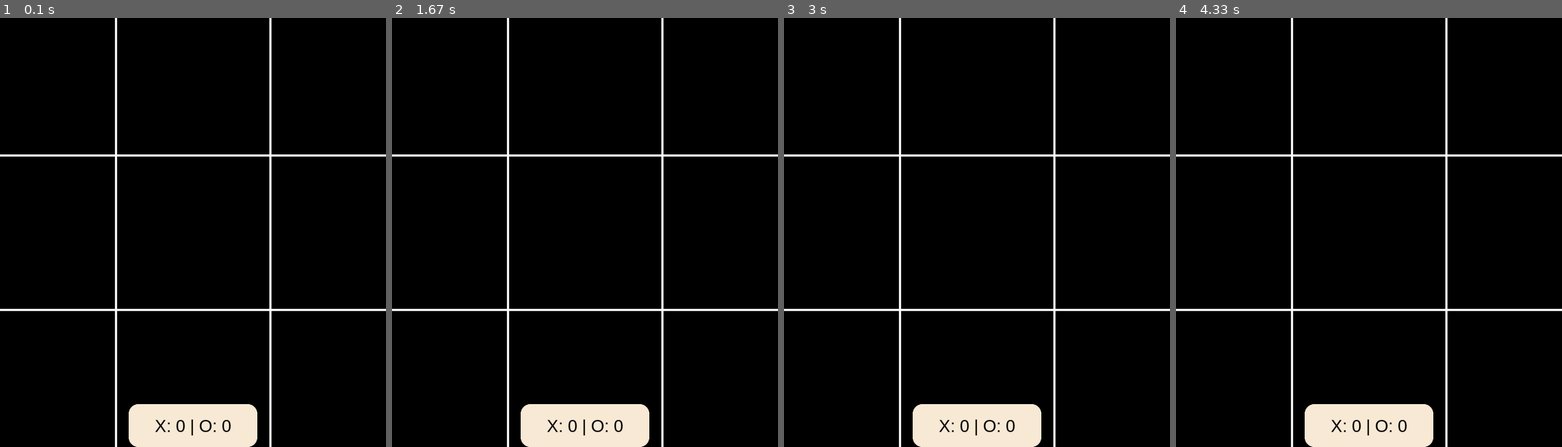
Above: before the commit, frames 1-4 (left to right).
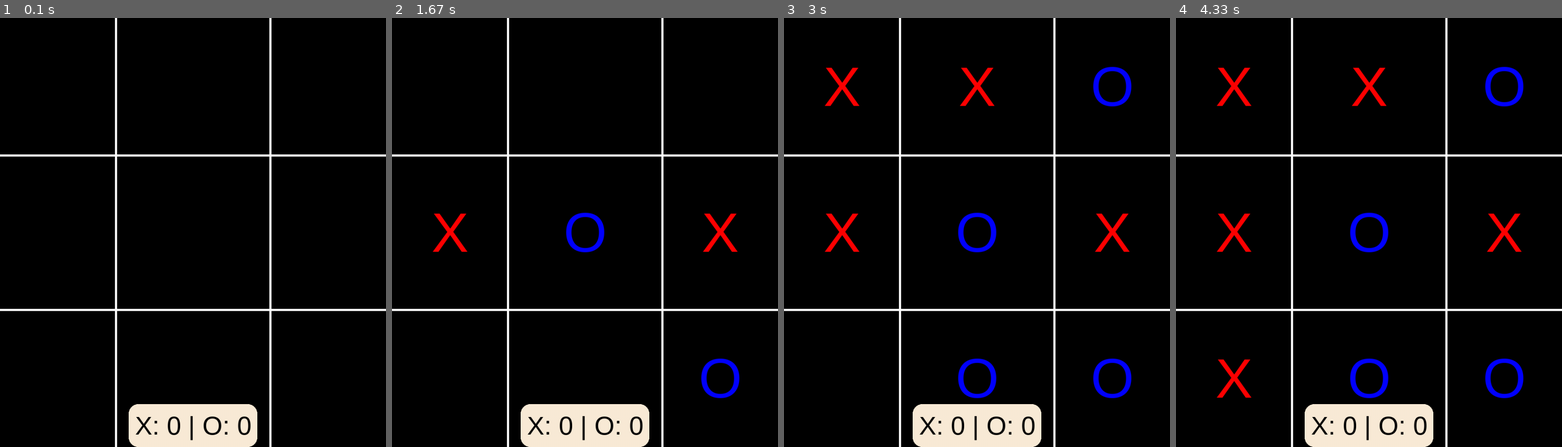
Above: after the commit, the same moments.

Repository: VadaPavMan/Python_Programs
Game: pygame game, started from tictactoe_pygame.py
Same seed, same stepped clock (60 frames per second), same inputs: the game is played once before the commit and once after it.
Inputs (mouse positions are in pixels of both pictures, inside the frame that each line leads up to):
- Up to frame 1 (0.1 s): no input
- Up to frame 2 (1.67 s): click (708, 219) at 0.38 s; click (585, 262) at 0.72 s; click (465, 168) at 1.05 s; click (727, 382) at 1.38 s
- Up to frame 3 (3 s): click (984, 86) at 1.72 s; click (957, 344) at 2.05 s; click (841, 86) at 2.38 s; click (1112, 86) at 2.72 s
- Up to frame 4 (4.33 s): click (1233, 378) at 3.05 s; click (1488, 223) at 3.38 s; click (1249, 176) at 3.72 s; click (1257, 150) at 4.05 s

The runs differ from the first frame. In frame 1, 0.5% of the frame differs, in the area x 35-65%, y 92-99%; in frame 2, 1.7%; in frame 3, 3.0%; in frame 4, 3.3%, in the area x 10-90%, y 11-99%.

Commit message:
Refactor Tic Tac Toe game logic and rendering
Refactor the game logic to use a current player variable and update the array with player symbols. Improve the rendering of player symbols and handle position checks more clearly.

Diff:
--- a/tictactoe_pygame.py
+++ b/tictactoe_pygame.py
@@ -4,10 +4,8 @@
 
 pygame.init()
 WIDTH, HEIGHT = 900, 1000
-
-arr = [[0, 0, 0]
-      ,[0, 0, 0],
-       [0, 0, 0]]
+current_player = "X"
+arr = [[0, 0, 0], [0, 0, 0], [0, 0, 0]]
 
 # Define Position:
 # TOP_LEFT = x(0, 270) y(0, 320)
@@ -28,11 +26,18 @@
 running = True
 while running:
 
+    # Draw Screen With Color
+    screen.fill(pygame.Color("black"))
+
     # Score System
     x = 0
     o = 0
     score = f"X: {x} | O: {o}"
-    font = pygame.font.SysFont("Arial", 40)
+    X_text = "X"
+    O_text = "O"
+    X_font = pygame.font.SysFont("sansserif", 130)
+    O_font = pygame.font.SysFont("sansserif", 130)
+    font = pygame.font.SysFont("sansserif", 60)
     text_surface = font.render(score, True, pygame.Color("black"))
     text_rect = text_surface.get_rect()
     text_rect.center = (450, (HEIGHT - 50))
@@ -54,76 +59,97 @@
             print(f"Clicked at: {mouse_pos}")
 
             # Top
-            if (mouse_pos[0] > 0 and mouse_pos[0] <= 270) and (mouse_pos[1] > 0 and mouse_pos[1] <= 320):
-                print(f'Clicked On Top Left')
-                if arr[0][0] == 1:
-                    print(f'Positon Already Taken')
-                    pass
-                else:
-                    arr[0][0] = 1
-            elif (mouse_pos[0] > 271 and mouse_pos[0] <= 630) and (mouse_pos[1] > 0 and mouse_pos[1] <= 320):
-                print(f'Clicked On Top Mid')
-                if arr[0][1] == 1:
-                    print(f'Positon Already Taken')
-                    pass
-                else:
-                    arr[0][1] = 1
-            elif (mouse_pos[0] > 631 and mouse_pos[0] <= 900) and (mouse_pos[1] > 0 and mouse_pos[1] <= 320):
-                print(f'Clicked On Top Right')
-                if arr[0][2] == 1:
-                    print(f'Positon Already Taken')
-                    pass
-                else:
-                    arr[0][2] = 1
+            if (mouse_pos[0] > 0 and mouse_pos[0] <= 270) and (
+                mouse_pos[1] > 0 and mouse_pos[1] <= 320
+            ):
+                print(f"Clicked On Top Left")
+                if arr[0][0] == 0:
+                    arr[0][0] = current_player
+                    current_player = "O" if current_player == "X" else "X"
+                else:
+                    print(f"Position Already Taken")
+
+            elif (mouse_pos[0] > 271 and mouse_pos[0] <= 630) and (
+                mouse_pos[1] > 0 and mouse_pos[1] <= 320
+            ):
+                print(f"Clicked On Top Mid")
+                if arr[0][1] == 0:
+                    arr[0][1] = current_player
+                    current_player = "O" if current_player == "X" else "X"
+                else:
+                    print(f"Position Already Taken")
+
+            elif (mouse_pos[0] > 631 and mouse_pos[0] <= 900) and (
+                mouse_pos[1] > 0 and mouse_pos[1] <= 320
+            ):
+                print(f"Clicked On Top Right")
+                if arr[0][2] == 0:
+                    arr[0][2] = current_player
+                    current_player = "O" if current_player == "X" else "X"
+                else:
+                    print(f"Position Already Taken")
 
             # Mid
-            if (mouse_pos[0] > 0 and mouse_pos[0] <= 270) and (mouse_pos[1] > 320 and mouse_pos[1] <= 680):
-                print(f'Clicked On Mid Left')
-                if arr[1][0] == 1:
-                    print(f'Positon Already Taken')
-                    pass
-                else:
-                    arr[1][0] = 1
-            elif (mouse_pos[0] > 271 and mouse_pos[0] <= 630) and (mouse_pos[1] > 320 and mouse_pos[1] <= 680):
-                print(f'Clicked On Mid Mid')
-                if arr[1][1] == 1:
-                    print(f'Positon Already Taken')
-                    pass
-                else:
-                    arr[1][1] = 1
-            elif (mouse_pos[0] > 631 and mouse_pos[0] <= 900) and (mouse_pos[1] > 320 and mouse_pos[1] <= 680):
-                print(f'Clicked On Mid Right')
-                if arr[1][2] == 1:
-                    print(f'Positon Already Taken')
-                    pass
-                else:
-                    arr[1][2] = 1
+            if (mouse_pos[0] > 0 and mouse_pos[0] <= 270) and (
+                mouse_pos[1] > 320 and mouse_pos[1] <= 680
+            ):
+                print(f"Clicked On Mid Left")
+                if arr[1][0] == 0:
+                    arr[1][0] = current_player
+                    current_player = "O" if current_player == "X" else "X"
+                else:
+                    print(f"Position Already Taken")
+
+            elif (mouse_pos[0] > 271 and mouse_pos[0] <= 630) and (
+                mouse_pos[1] > 320 and mouse_pos[1] <= 680
+            ):
+                print(f"Clicked On Mid Mid")
+                if arr[1][1] == 0:
+                    arr[1][1] = current_player
+                    current_player = "O" if current_player == "X" else "X"
+                else:
+                    print(f"Position Already Taken")
+
+            elif (mouse_pos[0] > 631 and mouse_pos[0] <= 900) and (
+                mouse_pos[1] > 320 and mouse_pos[1] <= 680
+            ):
+                print(f"Clicked On Mid Right")
+                if arr[1][2] == 0:
+                    arr[1][2] = current_player
+                    current_player = "O" if current_player == "X" else "X"
+                else:
+                    print(f"Position Already Taken")
 
             # Down
-            if (mouse_pos[0] > 0 and mouse_pos[0] <= 270) and (mouse_pos[1] > 680 and mouse_pos[1] <= 1000):
-                print(f'Clicked On Down Left')
-                if arr[2][0] == 1:
-                    print(f'Positon Already Taken')
-                    pass
-                else:
-                    arr[2][0] = 1
-            elif (mouse_pos[0] > 271 and mouse_pos[0] <= 630) and (mouse_pos[1] > 680 and mouse_pos[1] <= 1000):
-                print(f'Clicked On Down Mid')
-                if arr[2][1] == 1:
-                    print(f'Positon Already Taken')
-                    pass
-                else:
-                    arr[2][1] = 1
-            elif (mouse_pos[0] > 631 and mouse_pos[0] <= 900) and (mouse_pos[1] > 680 and mouse_pos[1] <= 1000):
-                print(f'Clicked On Down Right')
-                if arr[2][2] == 1:
-                    print(f'Positon Already Taken')
-                    pass
-                else:
-                    arr[2][2] = 1
-
-    # Draw Screen With Color
-    screen.fill(pygame.Color("black"))
+            if (mouse_pos[0] > 0 and mouse_pos[0] <= 270) and (
+                mouse_pos[1] > 680 and mouse_pos[1] <= 1000
+            ):
+                print(f"Clicked On Down Left")
+                if arr[2][0] == 0:
+                    arr[2][0] = current_player
+                    current_player = "O" if current_player == "X" else "X"
+                else:
+                    print(f"Position Already Taken")
+
+            elif (mouse_pos[0] > 271 and mouse_pos[0] <= 630) and (
+                mouse_pos[1] > 680 and mouse_pos[1] <= 1000
+            ):
+                print(f"Clicked On Down Mid")
+                if arr[2][1] == 0:
+                    arr[2][1] = current_player
+                    current_player = "O" if current_player == "X" else "X"
+                else:
+                    print(f"Position Already Taken")
+
+            elif (mouse_pos[0] > 631 and mouse_pos[0] <= 900) and (
+                mouse_pos[1] > 680 and mouse_pos[1] <= 1000
+            ):
+                print(f"Clicked On Down Right")
+                if arr[2][2] == 0:
+                    arr[2][2] = current_player
+                    current_player = "O" if current_player == "X" else "X"
+                else:
+                    print(f"Position Already Taken")
 
     # Draw Linings Horizontal Vertical
     add_space = -180
@@ -148,6 +174,25 @@
         )
         add_space = 180
 
+    cell_centers = [
+        [(135, 160), (450, 160), (765, 160)],
+        [(135, 500), (450, 500), (765, 500)],
+        [(135, 840), (450, 840), (765, 840)]
+    ]
+
+    for row in range(3):
+        for col in range(3):
+            if arr[row][col] == "X":
+                X_surface = X_font.render("X", True, pygame.Color("red"))
+                X_rect = X_surface.get_rect()
+                X_rect.center = cell_centers[row][col]
+                screen.blit(X_surface, X_rect)
+            elif arr[row][col] == "O":
+                O_surface = O_font.render("O", True, pygame.Color("blue"))
+                O_rect = O_surface.get_rect()
+                O_rect.center = cell_centers[row][col]
+                screen.blit(O_surface, O_rect)
+
     # Score Board
     pygame.draw.rect(
         screen,
